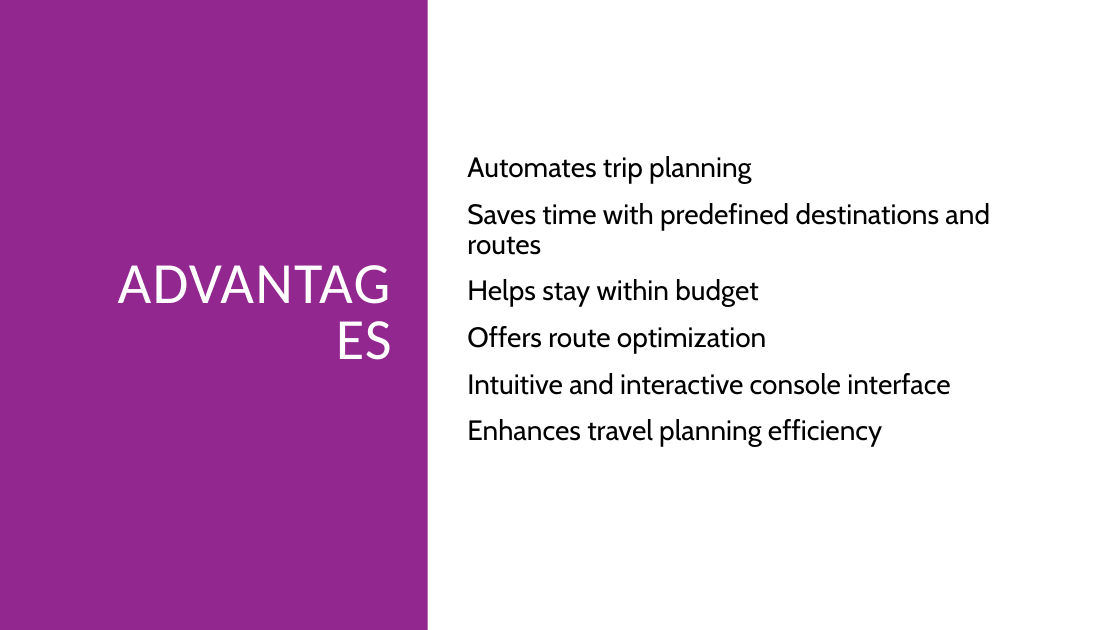
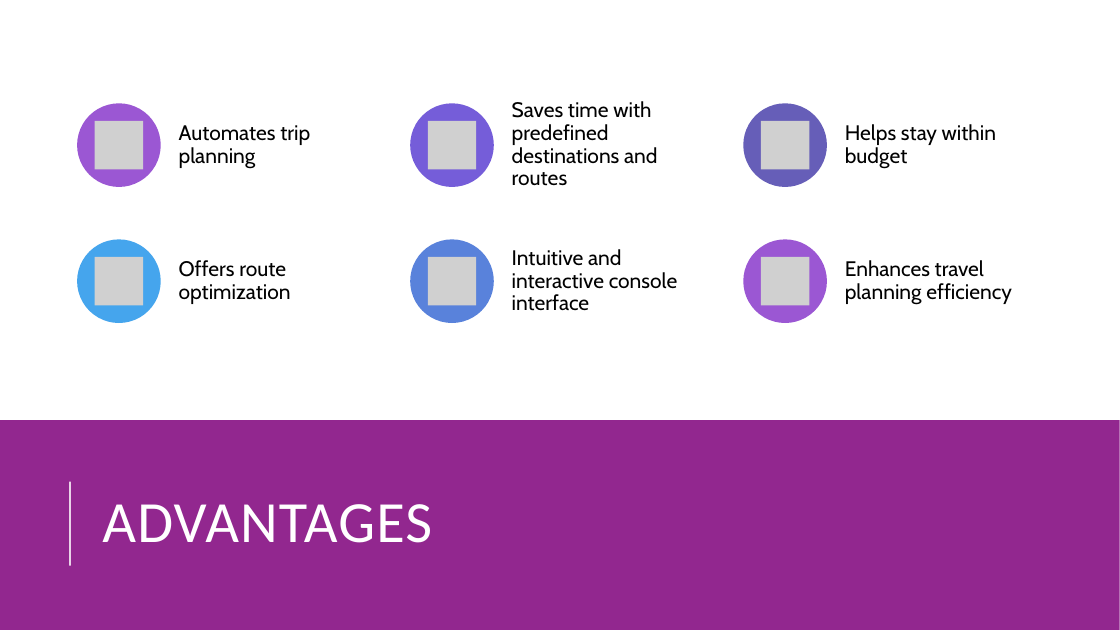
Before and after one commit to AyuTUL/3rdCSIT, a slide deck: slide 5 of DSA/Project/TourPlanner.pptx. Drawn at 1120x630 pixels with LibreOffice and Linux fonts; fonts in the diff are those of the drawing; grey boxes stand for pictures. Boxes give left, top, right and bottom in pixels: in the first picture for what was removed or moved away, otherwise in the second. Text is boxed around its words. In the diff, an @@ line names an element or a change of style, - is before the commit and + after.

```diff
--- a/DSA/Project/TourPlanner.pptx
+++ b/DSA/Project/TourPlanner.pptx
@@ rectangle removed at box(0, 0, 428, 630) @@
@@ text removed at box(467, 156, 990, 447) @@
-  Automates trip planning
-  Saves time with predefined destinations and routes
-  Helps stay within budget
-  Offers route optimization
-  Intuitive and interactive console interface
-  Enhances travel planning efficiency
@@ group added at box(77, 101, 1012, 323): 6 ellipses, 6 pictures, 6 texts @@
+Automates trip planning
+Saves time with predefined destinations and routes
+Helps stay within budget
+Offers route optimization
+Intuitive and interactive console interface
+Enhances travel planning efficiency
@@ rectangle added at box(0, 420, 1120, 630), fill #92278F @@
@@ title "ADVANTAGES": place and size @@
-title "ADVANTAGES" at box(89, 74, 401, 556)
+title "ADVANTAGES" at box(102, 504, 432, 543)
@@ title "ADVANTAGES" at box(102, 504, 432, 543): alignment right to left @@
@@ line added from (70, 565) to (70, 481), #FFFFFF 1.5 pt @@
```
Also in this commit, not shown: 4 other slides changed, 1 slide added, 14 other files.
